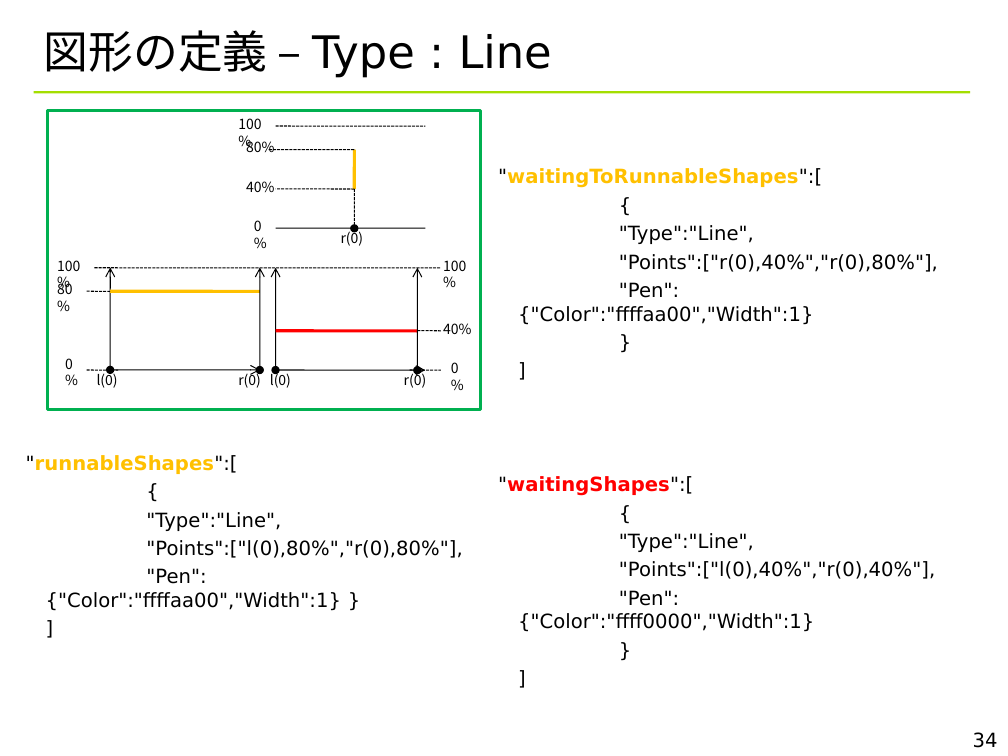
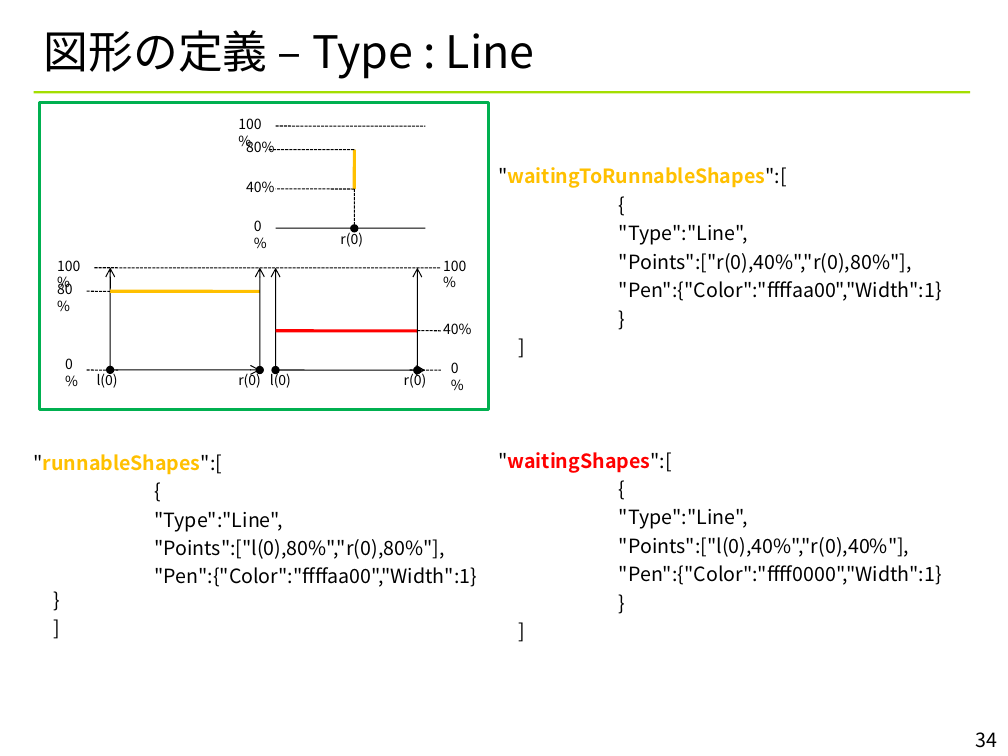
Before and after one commit to YixiaoLi/tlv4mc, a slide deck: slide 34 of doc/TLV_visualize_rules.ppt. Drawn at 1008x756 pixels with LibreOffice and Linux fonts; fonts in the diff are those of the drawing; background and template pictures are left out. Boxes give left, top, right and bottom in pixels: in the first picture for what was removed or moved away, otherwise in the second. Text is boxed around its words. In the diff, an @@ line names an element or a change of style, - is before the commit and + after.

```diff
--- a/doc/TLV_visualize_rules.ppt
+++ b/doc/TLV_visualize_rules.ppt
@@ rectangle: place and size @@
-rectangle at <box>47,110,481,409</box>
+rectangle at <box>39,103,488,410</box>
@@ font DejaVu Sans to Noto Sans CJK JP in 4 elements at <box>44,30,535,79</box>, <box>498,167,942,585</box>, <box>976,732,998,748</box>, <box>33,454,477,587</box> @@
@@ text ""runnableShapes":[": place and size @@
-text ""runnableShapes":[" at <box>26,455,462,611</box>
+text ""runnableShapes":[" at <box>33,454,477,587</box>
```
Also in this commit, not shown: 28 other slides changed, 10 other files.
